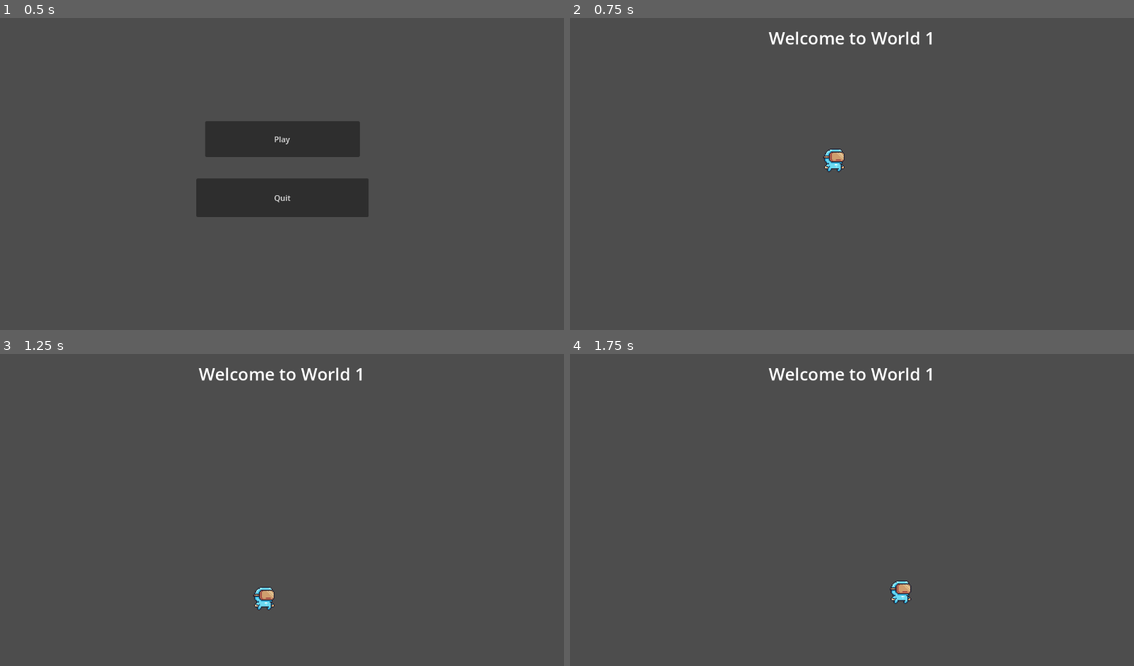
Above: before the commit, frames 1-4 (two rows, left to right).
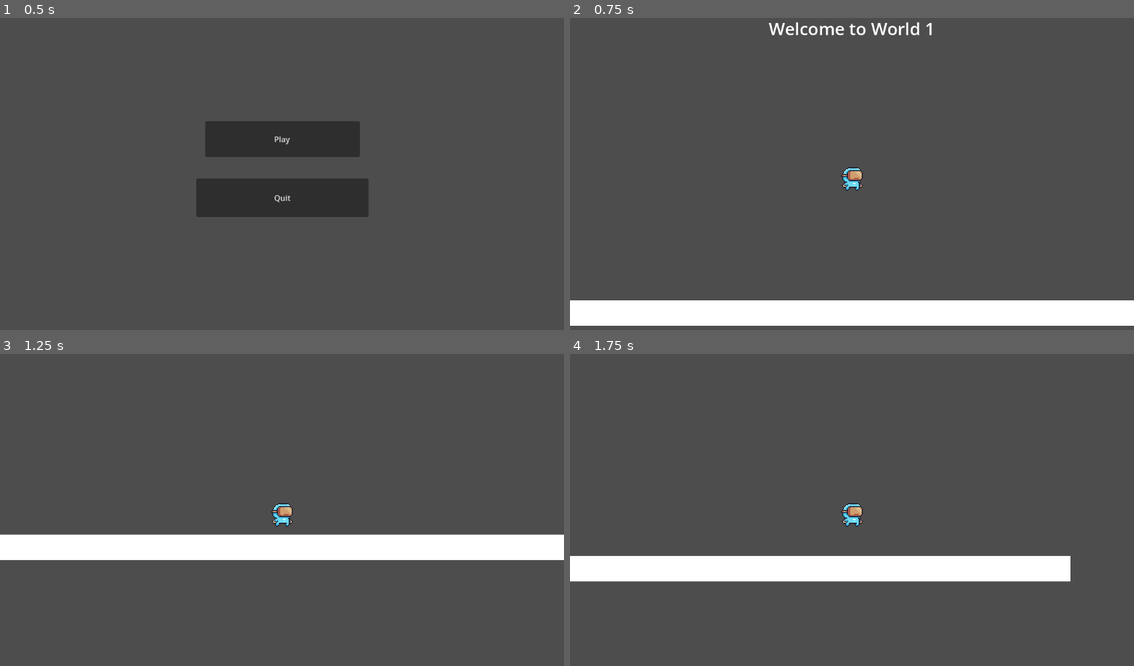
Above: after the commit, the same moments.

Repository: ChoulongTep/Adventure-2D-Godot
Game: Godot game, scene res://Scenes/main_menu_scene.tscn
The game is run twice, just before and just after one commit, with the same random seed, the same clock (stepped at 60 frames per second) and the same inputs.
Inputs:
- Up to frame 1 (0.5 s): no input
- Up to frame 2 (0.75 s): click "Play" at 0.5 s
- Up to frame 3 (1.25 s): no input
- Up to frame 4 (1.75 s): tap Enter (ui_accept) at 1.25, 1.35 s; hold D (Right) from 1.28 s (still down); tap Space (Jump) at 1.52, 1.55 s

Frame 1 is identical in both runs. In frame 2, 9.5% of the frame differs, in the area x 0-100%, y 1-99%; in frame 3, 9.1%; in frame 4, 8.4%.

Commit message:
Fix some player movemnet and add animations

Diff:
--- a/Scenes/player.tscn
+++ b/Scenes/player.tscn
@@ -255,16 +255,134 @@
 radius = 18.0
 height = 50.0
 
+[sub_resource type="AnimationRootNode" id="AnimationRootNode_clwhp"]
+
+[sub_resource type="Animation" id="Animation_p6tmb"]
+resource_name = "Idle"
+loop_mode = 1
+tracks/0/type = "value"
+tracks/0/imported = false
+tracks/0/enabled = true
+tracks/0/path = NodePath("AnimatedSprite2D:frame")
+tracks/0/interp = 1
+tracks/0/loop_wrap = true
+tracks/0/keys = {
+"times": PackedFloat32Array(0, 0.1, 0.2, 0.3, 0.4, 0.5, 0.6, 0.7, 0.8, 0.9),
+"transitions": PackedFloat32Array(1, 1, 1, 1, 1, 1, 1, 1, 1, 1),
+"update": 1,
+"values": [0, 1, 2, 3, 4, 5, 6, 7, 8, 10]
+}
+tracks/1/type = "value"
+tracks/1/imported = false
+tracks/1/enabled = true
+tracks/1/path = NodePath("AnimatedSprite2D:animation")
+tracks/1/interp = 1
+tracks/1/loop_wrap = true
+tracks/1/keys = {
+"times": PackedFloat32Array(0),
+"transitions": PackedFloat32Array(1),
+"update": 1,
+"values": [&"Idle"]
+}
+
+[sub_resource type="Animation" id="Animation_mnx86"]
+resource_name = "Walk"
+loop_mode = 1
+step = 0.05
+tracks/0/type = "value"
+tracks/0/imported = false
+tracks/0/enabled = true
+tracks/0/path = NodePath("AnimatedSprite2D:frame")
+tracks/0/interp = 1
+tracks/0/loop_wrap = true
+tracks/0/keys = {
+"times": PackedFloat32Array(0, 0.1, 0.2, 0.3, 0.4, 0.5, 0.6, 0.7, 0.8, 0.9, 1),
+"transitions": PackedFloat32Array(1, 1, 1, 1, 1, 1, 1, 1, 1, 1, 1),
+"update": 1,
+"values": [1, 2, 3, 4, 5, 6, 7, 8, 9, 10, 11]
+}
+tracks/1/type = "value"
+tracks/1/imported = false
+tracks/1/enabled = true
+tracks/1/path = NodePath("AnimatedSprite2D:animation")
+tracks/1/interp = 1
+tracks/1/loop_wrap = true
+tracks/1/keys = {
+"times": PackedFloat32Array(0),
+"transitions": PackedFloat32Array(1),
+"update": 1,
+"values": [&"Walk"]
+}
+
+[sub_resource type="Animation" id="Animation_cs324"]
+resource_name = "Jump"
+
+[sub_resource type="Animation" id="Animation_5hycl"]
+resource_name = "Fall"
+
+[sub_resource type="Animation" id="Animation_r6t4q"]
+resource_name = "Hit"
+
+[sub_resource type="Animation" id="Animation_qini2"]
+resource_name = "Death"
+
+[sub_resource type="Animation" id="Animation_vil2s"]
+length = 0.001
+tracks/0/type = "value"
+tracks/0/imported = false
+tracks/0/enabled = true
+tracks/0/path = NodePath("AnimatedSprite2D:frame")
+tracks/0/interp = 1
+tracks/0/loop_wrap = true
+tracks/0/keys = {
+"times": PackedFloat32Array(0),
+"transitions": PackedFloat32Array(1),
+"update": 1,
+"values": [1]
+}
+tracks/1/type = "value"
+tracks/1/imported = false
+tracks/1/enabled = true
+tracks/1/path = NodePath("AnimatedSprite2D:animation")
+tracks/1/interp = 1
+tracks/1/loop_wrap = true
+tracks/1/keys = {
+"times": PackedFloat32Array(0),
+"transitions": PackedFloat32Array(1),
+"update": 1,
+"values": [&"Idle"]
+}
+
+[sub_resource type="AnimationLibrary" id="AnimationLibrary_b15lr"]
+_data = {
+"Death": SubResource("Animation_qini2"),
+"Fall": SubResource("Animation_5hycl"),
+"Hit": SubResource("Animation_r6t4q"),
+"Idle": SubResource("Animation_p6tmb"),
+"Jump": SubResource("Animation_cs324"),
+"RESET": SubResource("Animation_vil2s"),
+"Walk": SubResource("Animation_mnx86")
+}
+
 [node name="Player" type="CharacterBody2D"]
 script = ExtResource("1_a555q")
 
 [node name="AnimatedSprite2D" type="AnimatedSprite2D" parent="."]
-position = Vector2(539.5, 271.5)
 scale = Vector2(2, 2)
 sprite_frames = SubResource("SpriteFrames_ry52l")
 animation = &"Idle"
-frame = 1
 
 [node name="CollisionShape2D" type="CollisionShape2D" parent="."]
-position = Vector2(540, 279)
 shape = SubResource("CapsuleShape2D_fcsn0")
+
+[node name="AnimationTree" type="AnimationTree" parent="."]
+tree_root = SubResource("AnimationRootNode_clwhp")
+anim_player = NodePath("../AnimationPlayer")
+
+[node name="AnimationPlayer" type="AnimationPlayer" parent="."]
+autoplay = "Idle"
+libraries = {
+"": SubResource("AnimationLibrary_b15lr")
+}
+
+[node name="Camera2D" type="Camera2D" parent="."]
--- a/Scenes/player_movement.gd
+++ b/Scenes/player_movement.gd
@@ -1,4 +1,6 @@
 extends CharacterBody2D
+
+@onready var Animator = get_node("AnimationPlayer")
 
 
 const SPEED = 300.0
@@ -7,22 +9,24 @@
 # Get the gravity from the project settings to be synced with RigidBody nodes.
 var gravity = ProjectSettings.get_setting("physics/2d/default_gravity")
 
-
 func _physics_process(delta):
 	# Add the gravity.
 	if not is_on_floor():
 		velocity.y += gravity * delta
 
 	# Handle Jump.
-	if Input.is_action_just_pressed("ui_accept") and is_on_floor():
+	if Input.is_action_just_pressed("Jump") and is_on_floor():
 		velocity.y = JUMP_VELOCITY
 
 	# Get the input direction and handle the movement/deceleration.
 	# As good practice, you should replace UI actions with custom gameplay actions.
 	var direction = Input.get_axis("Left", "Right")
+	print(direction)
 	if direction:
+		Animator.play("Walk")
 		velocity.x = direction * SPEED
 	else:
+		Animator.play("Idle")
 		velocity.x = move_toward(velocity.x, 0, SPEED)
 
 	move_and_slide()
--- a/Scenes/world_1.tscn
+++ b/Scenes/world_1.tscn
@@ -1,9 +1,12 @@
-[gd_scene load_steps=3 format=3 uid="uid://w3c2tw2rxpp7"]
+[gd_scene load_steps=4 format=3 uid="uid://w3c2tw2rxpp7"]
 
 [ext_resource type="PackedScene" uid="uid://bi3cb6c3xneeg" path="res://Scenes/player.tscn" id="1_4fidr"]
 
+[sub_resource type="StyleBoxFlat" id="StyleBoxFlat_abekw"]
+bg_color = Color(1, 1, 1, 1)
+
 [sub_resource type="RectangleShape2D" id="RectangleShape2D_jn7q6"]
-size = Vector2(1165, 48)
+size = Vector2(1165, 51)
 
 [node name="World_1" type="Node2D"]
 
@@ -12,10 +15,10 @@
 anchor_top = 0.5
 anchor_right = 1.0
 anchor_bottom = 0.5
-offset_left = 407.0
-offset_top = 18.0
-offset_right = 744.0
-offset_bottom = 70.0
+offset_left = -169.0
+offset_top = -310.0
+offset_right = 168.0
+offset_bottom = -258.0
 grow_horizontal = 2
 grow_vertical = 2
 theme_override_font_sizes/font_size = 35
@@ -26,7 +29,15 @@
 [node name="Player" parent="." instance=ExtResource("1_4fidr")]
 
 [node name="StaticBody2D" type="StaticBody2D" parent="."]
-position = Vector2(578, 623)
+position = Vector2(-3, 296)
+
+[node name="Panel" type="Panel" parent="StaticBody2D"]
+offset_left = -580.0
+offset_top = -25.0
+offset_right = 584.0
+offset_bottom = 27.0
+theme_override_styles/panel = SubResource("StyleBoxFlat_abekw")
 
 [node name="CollisionShape2D" type="CollisionShape2D" parent="StaticBody2D"]
+position = Vector2(0, -1.5)
 shape = SubResource("RectangleShape2D_jn7q6")
Not shown: 1 places in Scenes/player.tscn that only renumber resources
